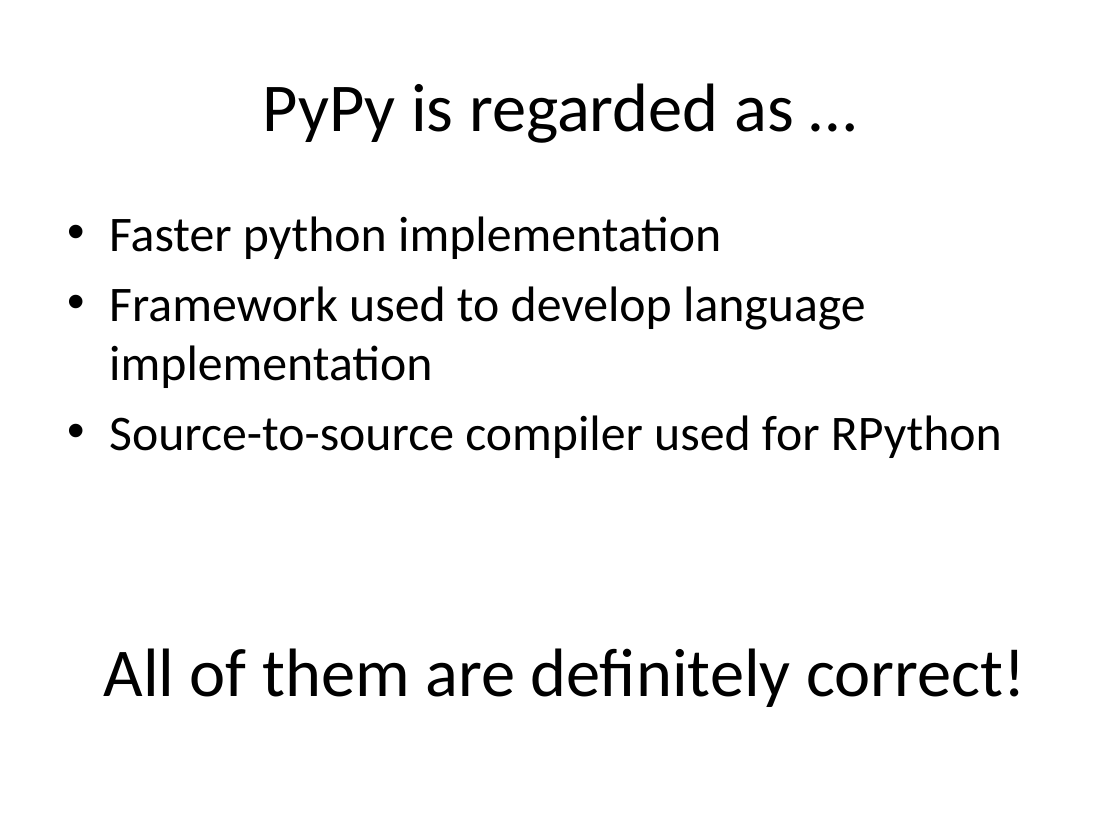
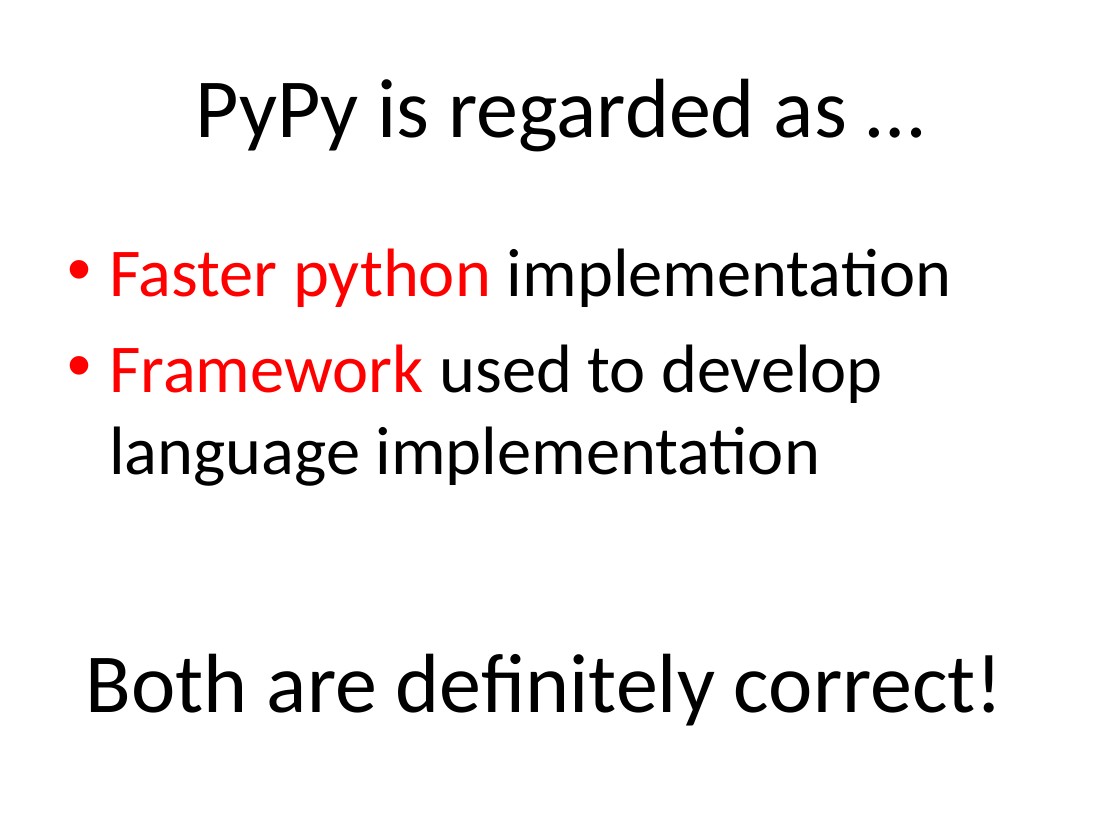
Before and after one commit to ryotaro/pyconjp2012slide, a slide deck: slide 7 of master/Fundamental Technologies Used in PyPy JIT Compiler.pptx (slide 6 before the commit). Drawn at 1120x840 pixels with LibreOffice and Linux fonts; fonts in the diff are those of the drawing. Boxes give left, top, right and bottom in pixels: in the first picture for what was removed or moved away, otherwise in the second. Text is boxed around its words. In the diff, an @@ line names an element or a change of style, - is before the commit and + after.

Commit message:
During writing how to use PyPy as framework

```diff
--- a/master/Fundamental Technologies Used in PyPy JIT Compiler.pptx
+++ b/master/Fundamental Technologies Used in PyPy JIT Compiler.pptx
@@ title "PyPy is regarded as …" at (195, 78, 847, 152): size 44 to 54 pt @@
@@ text "Faster python implementation": place and size @@
-text "Faster python implementation" at (109, 216, 1002, 458)
+text "Faster python implementation" at (109, 248, 951, 486)
@@ text "Faster python implementation" at (109, 248, 951, 486): size 32 to 44 pt; text colour #000000 to #FF0000 in "Faster python", "Framework"; more space between paragraphs @@
@@ text at (109, 415, 1002, 458): paragraph removed @@
-• Source-to-source compiler used for RPython
@@ text at (86, 653, 1003, 726): text changed; size 44 to 54 pt @@
-All of them are definitely correct!
+Both are definitely correct!
```
Also in this commit, not shown: 2 other slides changed, 10 slides added, 1 other file.
